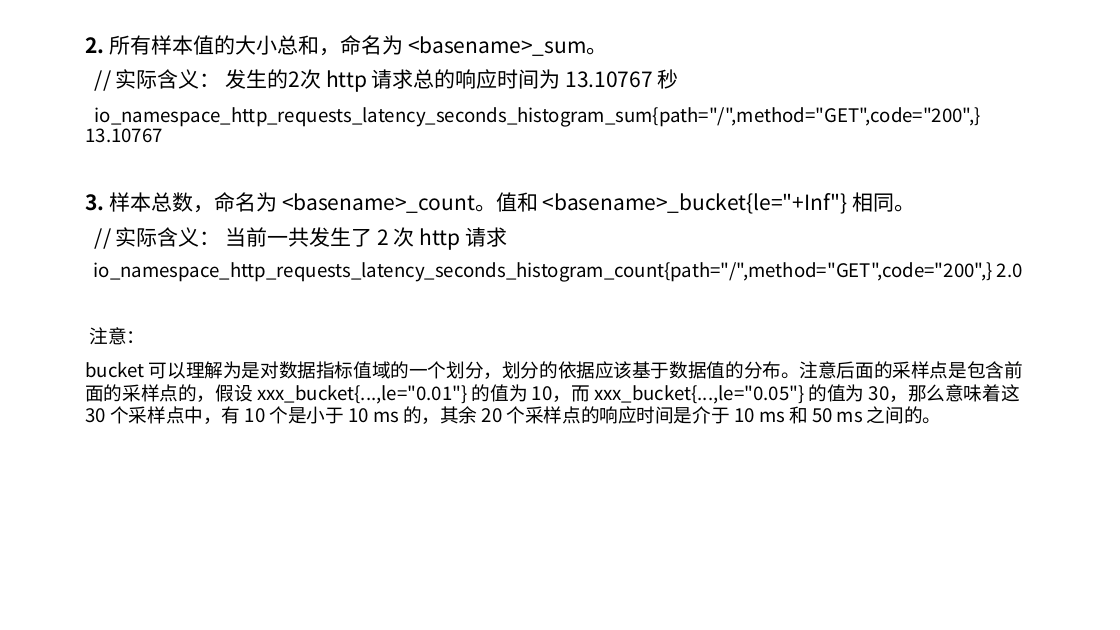
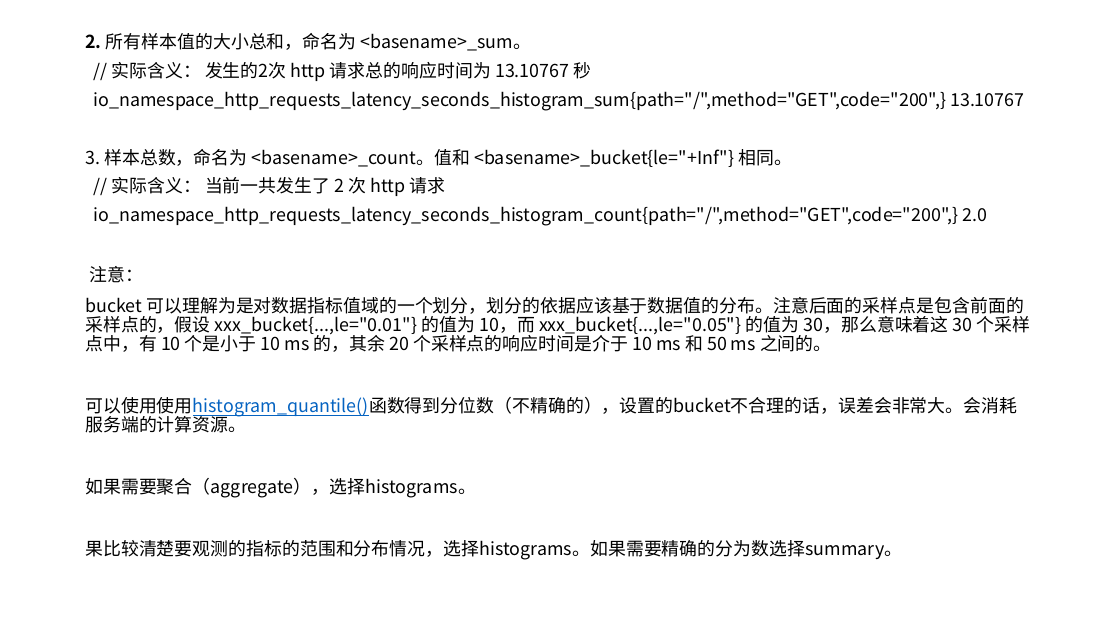
Before and after one commit to kingreatwill/open, a slide deck: slide 18 of files/Prometheus.pptx. Drawn at 1120x630 pixels with LibreOffice and Linux fonts; fonts in the diff are those of the drawing. Boxes give left, top, right and bottom in pixels: in the first picture for what was removed or moved away, otherwise in the second. Text is boxed around its words. In the diff, an @@ line names an element or a change of style, - is before the commit and + after.

```diff
--- a/files/Prometheus.pptx
+++ b/files/Prometheus.pptx
@@ text at box(85, 33, 1031, 352): size 18 to 15.3 pt in "2. 所有样本值的大小总和，命名为 <basename>_sum。", "// 实际含义： 发生的2次 http 请求总的响应时间为 13.10767 秒", "3. 样本总数，命名为 <basename>_count。值和 <basename>_bucket{le="+Inf"} ...", "// 实际含义： 当前一共发生了 2 次 http 请求"; size 16 to 15.3 pt in "io_namespace_http_requests_latency_seconds_histogram_sum{pat ...", "io_namespace_http_requests_latency_seconds_histogram_count{p ...", "注意：", "bucket 可以理解为是对数据指标值域的一个划分，划分的依据应该基于数据值的分布。注意后面的采样点是包含前面的采样点的 ..."; bold off in "3."; line spacing 0.9 to 0.8; line spacing 1 to 0.9 @@
@@ text at box(85, 397, 1017, 560): paragraphs added @@
+可以使用使用histogram_quantile()函数得到分位数（不精确的），设置的bucket不合理的话，误差会非常大。会消耗服务端的计算资源。
+如果需要聚合（aggregate），选择histograms。
+果比较清楚要观测的指标的范围和分布情况，选择histograms。如果需要精确的分为数选择summary。
```
Also in this commit, not shown: 1 slide added, 1 other file.
